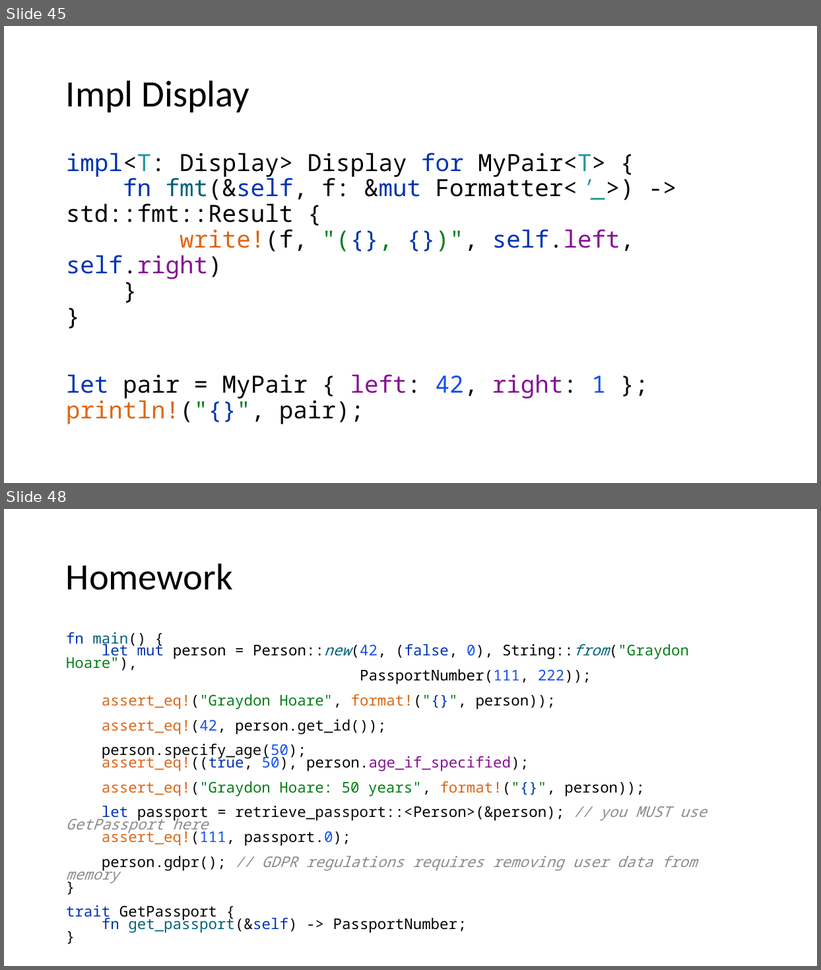
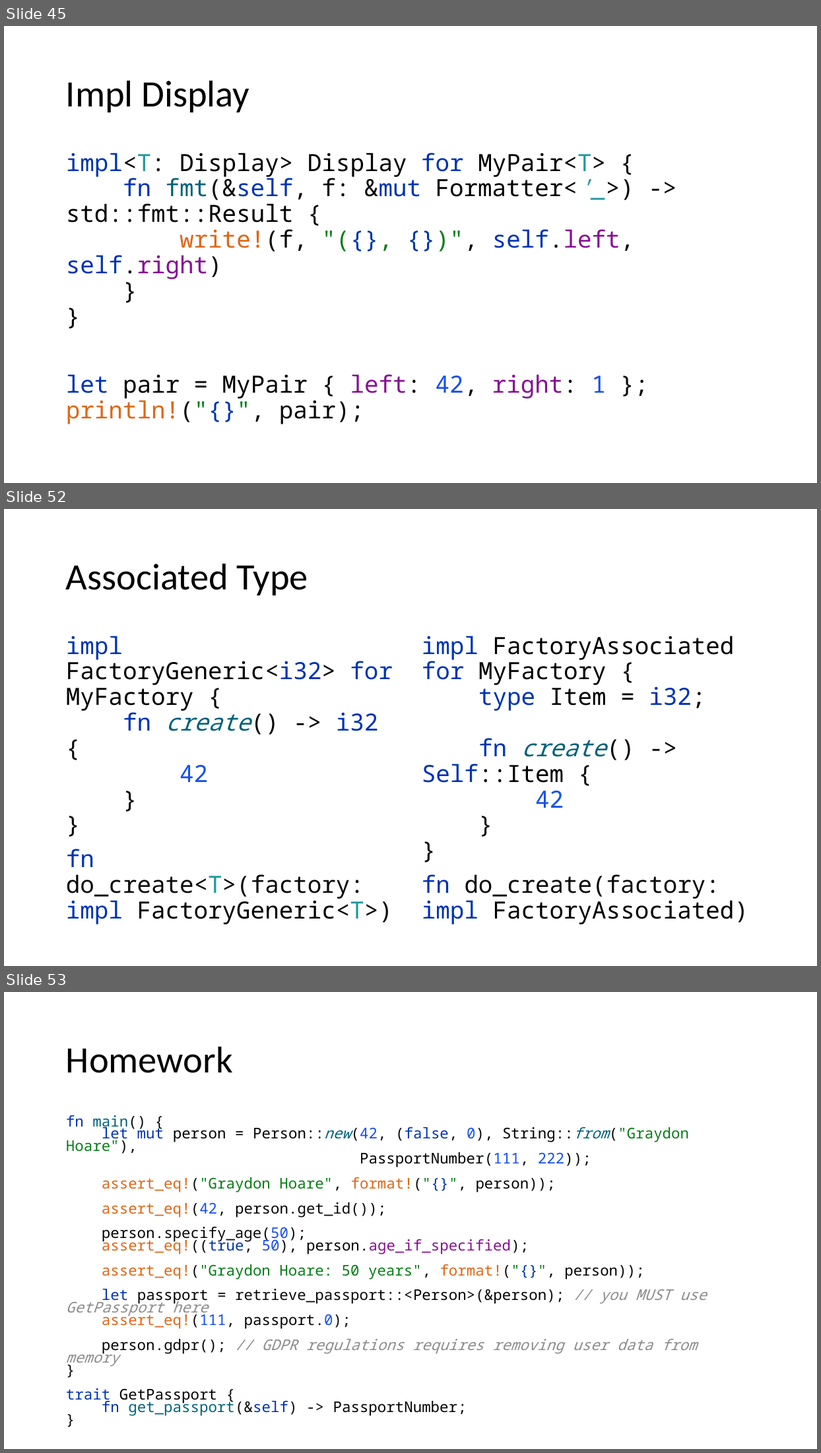
Before and after one commit to kugushev/course-rust-basics, a slide deck: src/04-BuildingBlocks/04-BuildingBlocks.pptx. Shown one above the other, each under a label of ours: slides 45 and 48 before the commit, slides 45, 52 and 53 after it; the slides between them are not shown. The pictures are 821x970 and 821x1453 pixels, drawn with LibreOffice and Linux fonts; fonts in the diff are those of the drawing. Boxes give left, top, right and bottom in pixels: in the first picture for what was removed or moved away, otherwise in the second. Text is boxed around its words. In the diff, an @@ line names an element or a change of style, - is before the commit and + after.

```diff
--- a/src/04-BuildingBlocks/04-BuildingBlocks.pptx
+++ b/src/04-BuildingBlocks/04-BuildingBlocks.pptx
@@ slide 52 added at bbox=[4, 509, 817, 966], background #FFFFFF @@
@@ title added at bbox=[66, 563, 308, 595], 44 pt, text #000000 @@
+Associated Type
@@ text added at bbox=[66, 636, 393, 925], 28 pt, text #000000 @@
+impl FactoryGeneric<i32> for MyFactory {
+fn create() -> i32 {
+42
+}
+}
+fn do_create<T>(factory: impl FactoryGeneric<T>)
@@ text added at bbox=[422, 636, 749, 925], 28 pt, text #000000 @@
+impl FactoryAssociated for MyFactory {
+type Item = i32;
+fn create() -> Self::Item {
+42
+}
+}
+fn do_create(factory: impl FactoryAssociated)
@@ what was slide 48 is now slide 53 @@
```
Also in this commit, not shown: 4 other slides added, 4 other files.
